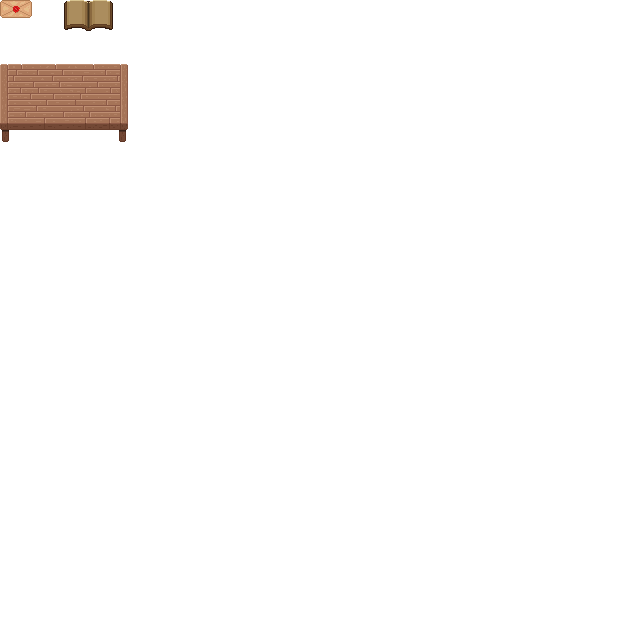
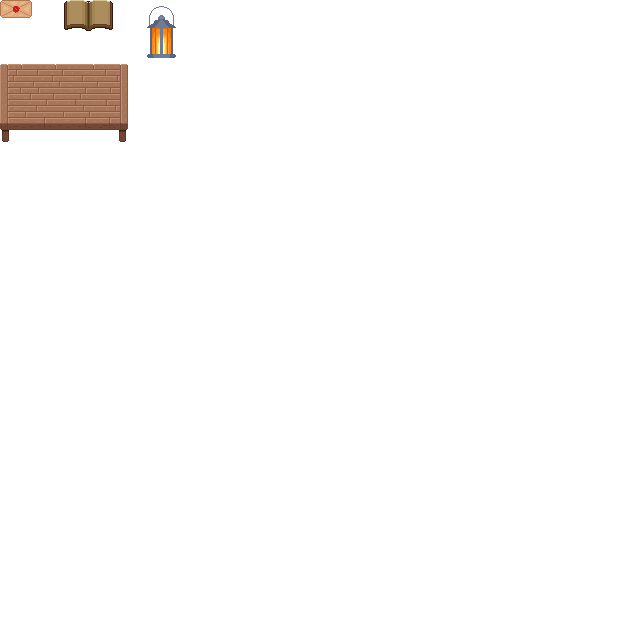
Layers edited between the first and the second (640, 640) image:
added group "Lantern" (1st of 2) with 2 layers above "Ebene 2" over [147, 6, 176, 58]
added layer "Lantern" (2nd of 2, in "Lantern") in group "Lantern" over [147, 6, 176, 58]
added layer "Fire" in group "Lantern" over [152, 27, 171, 54]
